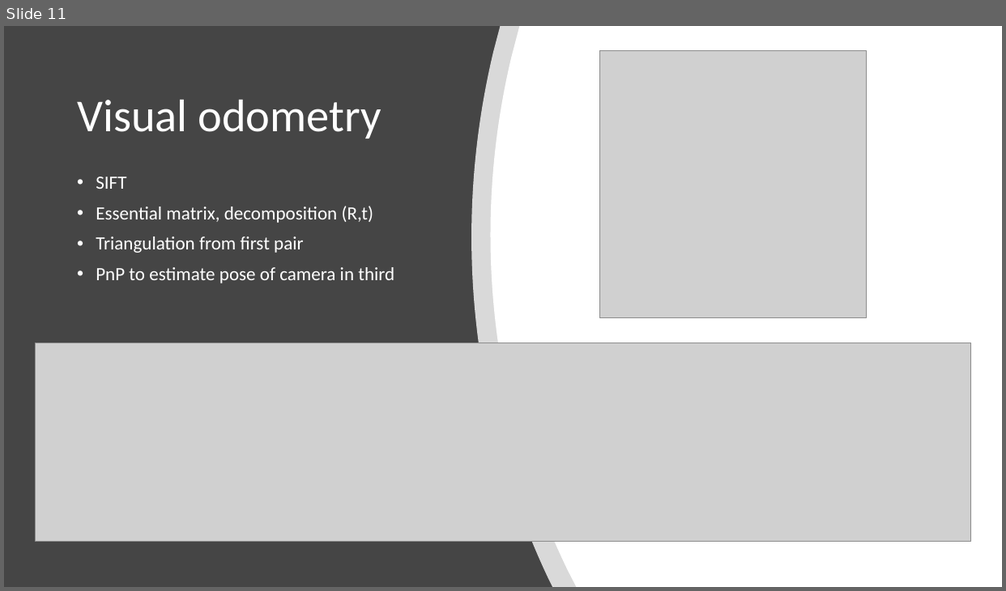
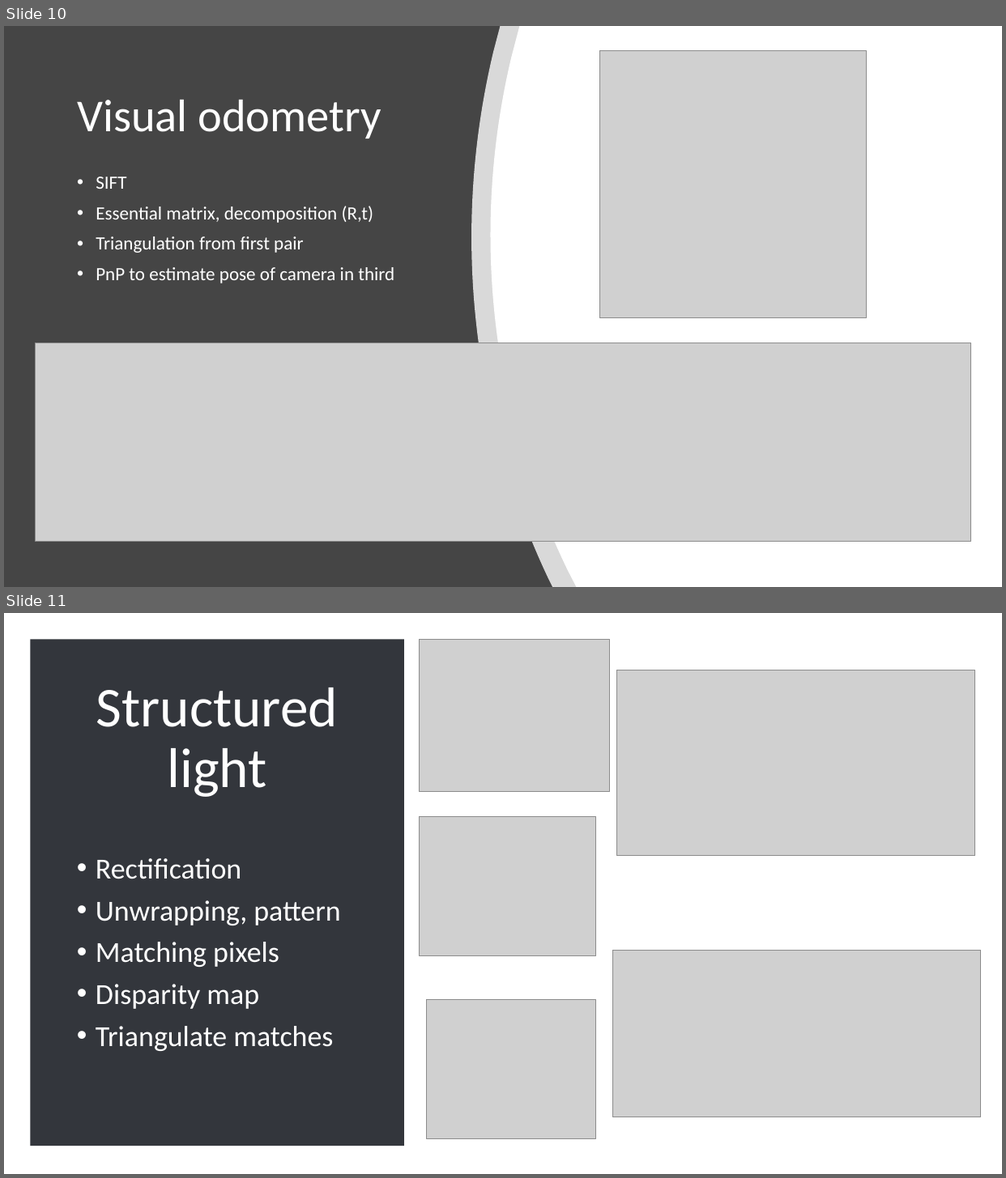
Before and after one commit to gitglob/02504-Computer-Vision, a slide deck: exam/presentation.pptx. Shown one above the other, each under a label of ours: slide 11 before the commit, slides 10 and 11 after it. The pictures are 1006x591 and 1006x1178 pixels, drawn with LibreOffice and Linux fonts; fonts in the diff are those of the drawing; grey boxes stand for pictures. Boxes give left, top, right and bottom in pixels: in the first picture for what was removed or moved away, otherwise in the second. Text is boxed around its words. In the diff, an @@ line names an element or a change of style, - is before the commit and + after.

Commit message:
add ex13 slide

```diff
--- a/exam/presentation.pptx
+++ b/exam/presentation.pptx
@@ slide 11 added at [4,613,1002,1174], background #454545 @@
@@ rectangle added at [4,613,1002,1174], fill #FFFFFF @@
@@ rectangle added at [30,639,404,1146], fill #33363C @@
@@ picture added at [420,639,611,792] @@
@@ picture added at [616,670,975,855] @@
@@ title added at [96,688,338,797], 54 pt, text #FFFFFF @@
+Structured light
@@ picture added at [420,816,596,956] @@
@@ text added at [96,858,340,1051], 28 pt, text #FFFFFF @@
+• Rectification
+• Unwrapping, pattern
+• Matching pixels
+• Disparity map
+• Triangulate matches
@@ picture added at [612,950,981,1117] @@
@@ picture added at [427,1000,596,1139] @@
@@ what was slide 11 is now slide 10 @@
```
Also in this commit, not shown: 1 slide removed, 2 other files.
